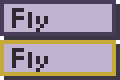
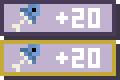
Before/after of a 120 x 80 layered artwork. What changed in the layer stack:
added group "Items list" with 20 layers above "Fly" over <box>12,4,100,72</box>
added group "Fish" with 4 layers in group "Items list" over <box>12,4,100,72</box>
added layer "Layer 20" in group "Fish" over <box>56,48,100,68</box>
added layer "Layer 18" in group "Fish" over <box>56,8,100,28</box>
added layer "Layer 12 copy" in group "Fish" over <box>12,44,40,72</box>
added layer "Layer 12" in group "Fish" over <box>12,4,40,32</box>
hid group "Fly" (2 layers) over <box>12,8,48,72</box>
